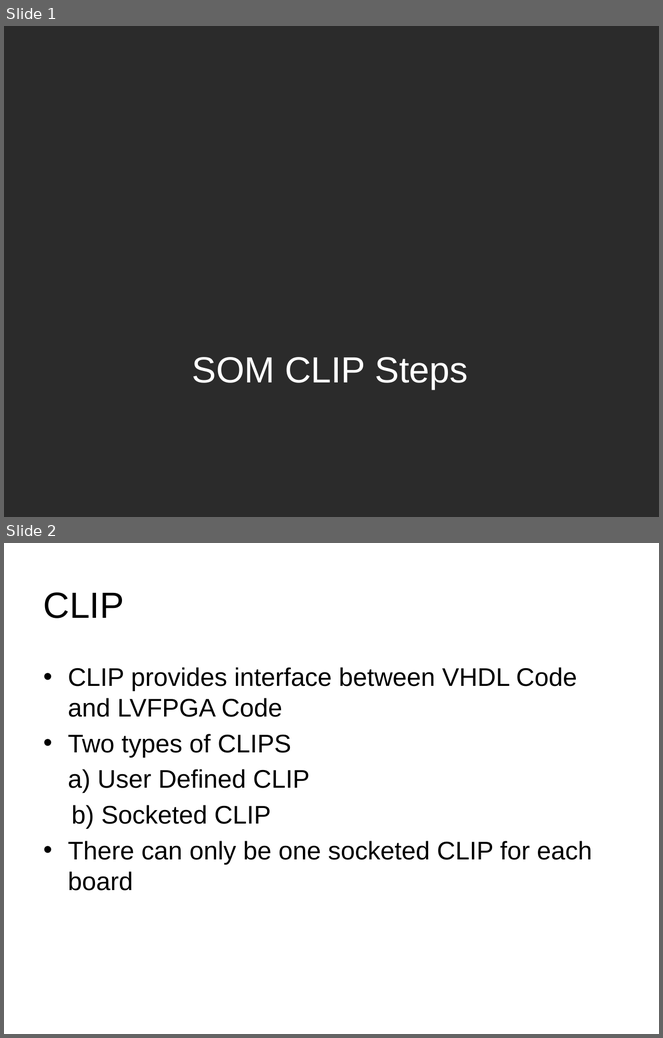
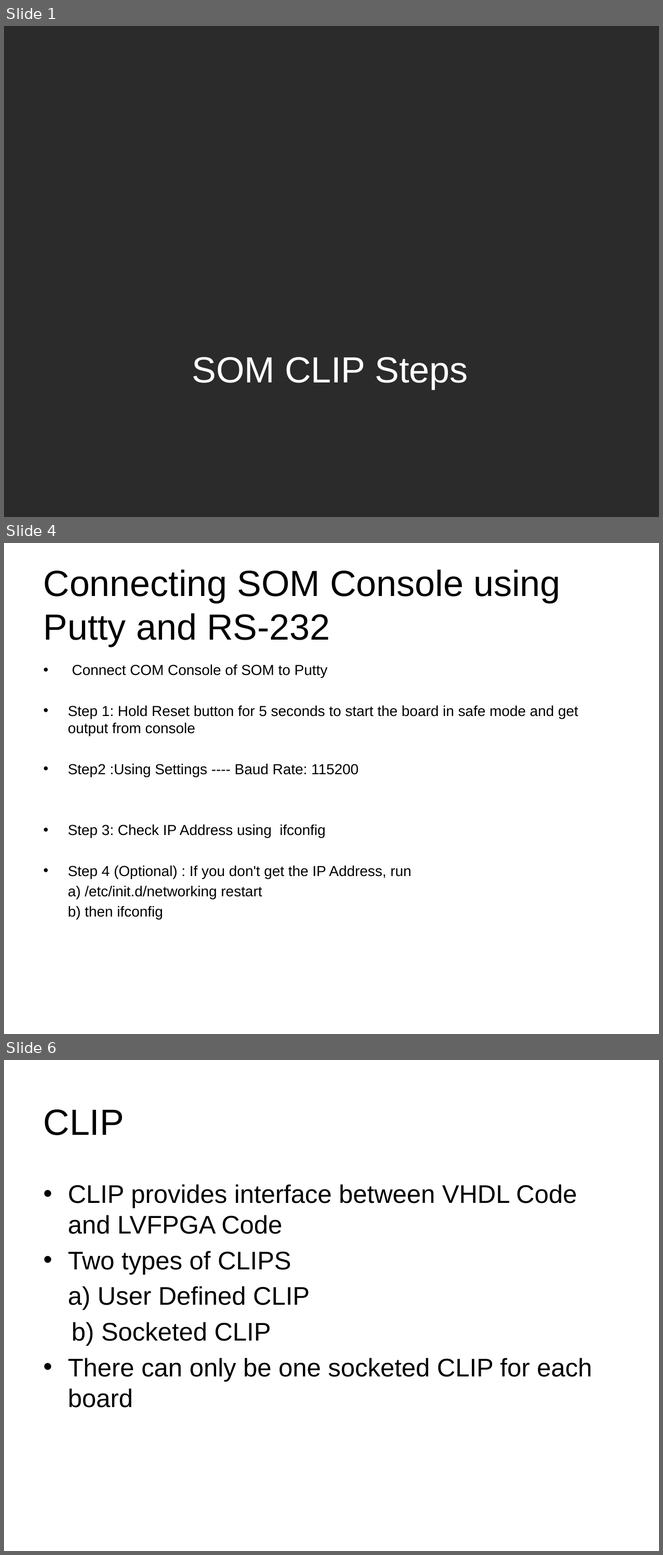
Before and after one commit to kalyanramu/Presentations, a slide deck: Mine/SOM Development Techniques.pptx. Shown one above the other, each under a label of ours: slides 1 and 2 before the commit, slides 1, 4 and 6 after it; the slides between them are not shown. The pictures are 663x1038 and 663x1555 pixels, drawn with LibreOffice and Linux fonts; fonts in the diff are those of the drawing; background and template pictures are left out; a plain dark background stands for a picture behind light text. Boxes give left, top, right and bottom in pixels: in the first picture for what was removed or moved away, otherwise in the second. Text is boxed around its words. In the diff, an @@ line names an element or a change of style, - is before the commit and + after.

```diff
--- a/Mine/SOM Development Techniques.pptx
+++ b/Mine/SOM Development Techniques.pptx
@@ slide 4 added at (4,543,659,1034), background picture (left out) @@
@@ title added at (44,570,560,646), 40 pt, text #000000 @@
+Connecting SOM Console using Putty and RS-232
@@ text added at (68,664,579,919), 16 pt, text #000000 @@
+• Connect COM Console of SOM to Putty
+• Step 1: Hold Reset button for 5 seconds to start the board in safe mode and get output from console
+• Step2 :Using Settings ---- Baud Rate: 115200
+• Step 3: Check IP Address using ifconfig
+• Step 4 (Optional) : If you don't get the IP Address, run
+a) /etc/init.d/networking restart
+b) then ifconfig
@@ what was slide 2 is now slide 6 @@
```
Also in this commit, not shown: 1 slide changed, 3 other slides added, 1 other file.
